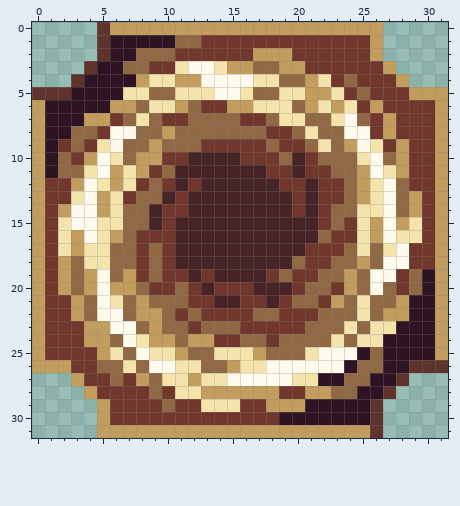
One commit to this pixel-art sprite: Assets/_Project/Sprites & Materials/UI/EnergyIcon.png. The first picture shows the starting point.
The file is 320x320 pixels, drawn in blocks of 10x10; one block is one cell here.
Once edited:
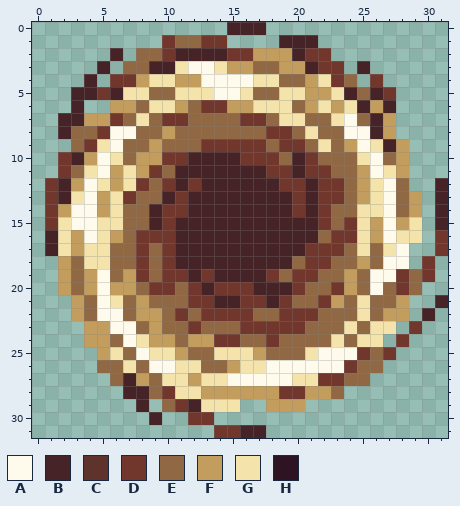
Palette (. is transparent): A #fffbec  B #462327  C #5d332c  D #71372d  E #906844  F #c39d5d  G #f4e3ab  H #2e1322
Difference:
{"y":0,"x":5,"old":"CFFFFFFFFFFFFFFFFFFFFF","new":"..........BBB........."}
{"y":1,"x":5,"old":"CHHHHH","new":".....D"}
{"y":1,"x":15,"old":"DDDDDDDDDDDF","new":"....BBB....."}
{"y":2,"x":5,"old":"CHH","new":".B."}
{"y":2,"x":10,"old":"EDDDD","new":"DBBBB"}
{"y":2,"x":20,"old":"D","new":"B"}
{"y":2,"x":23,"old":"DDDF","new":"...."}
{"y":3,"x":4,"old":"CHH","new":".B."}
{"y":3,"x":9,"old":"DD","new":"BB"}
{"y":3,"x":21,"old":"D","new":"B"}
{"y":3,"x":24,"old":"DDDF","new":".B.."}
{"y":4,"x":3,"old":"CHHHH","new":".B.DD"}
{"y":4,"x":25,"old":"D","new":"."}
{"y":4,"x":27,"old":"DF","new":".."}
{"y":5,"x":0,"old":"CCCHHHH","new":"...BBDB"}
{"y":5,"x":24,"old":"D","new":"B"}
{"y":5,"x":26,"old":"D","new":"B"}
{"y":5,"x":28,"old":"DFFF","new":"...."}
{"y":6,"x":0,"old":"FHHHHH","new":"...B.."}
{"y":6,"x":25,"old":"D","new":"B"}
{"y":6,"x":27,"old":"DDDDF","new":"B...."}
{"y":7,"x":0,"old":"FHHH","new":"..BB"}
{"y":7,"x":26,"old":"D","new":"B"}
{"y":7,"x":28,"old":"DDDF","new":"...."}
{"y":8,"x":0,"old":"FHH","new":"..B"}
{"y":8,"x":26,"old":"D","new":"B"}
{"y":8,"x":28,"old":"DDDF","new":"...."}
{"y":9,"x":0,"old":"FHD","new":"..."}
{"y":9,"x":27,"old":"D","new":"B"}
{"y":9,"x":29,"old":"DDF","new":"..."}
{"y":10,"x":0,"old":"FHED","new":"..DB"}
{"y":10,"x":29,"old":"DDF","new":"..."}
{"y":11,"x":0,"old":"FHE","new":"..D"}
{"y":11,"x":29,"old":"DDF","new":"..."}
{"y":12,"x":0,"old":"F","new":"."}
{"y":12,"x":2,"old":"D","new":"B"}
{"y":12,"x":29,"old":"DDF","new":"..B"}
{"y":13,"x":0,"old":"F","new":"."}
{"y":13,"x":2,"old":"D","new":"B"}
{"y":13,"x":30,"old":"DF","new":".B"}
{"y":14,"x":0,"old":"F","new":"."}
{"y":14,"x":30,"old":"DF","new":".B"}
{"y":15,"x":0,"old":"F","new":"."}
{"y":15,"x":30,"old":"DF","new":".B"}
{"y":16,"x":0,"old":"FD","new":".B"}
{"y":16,"x":30,"old":"DF","new":".D"}
{"y":17,"x":0,"old":"FD","new":".B"}
{"y":17,"x":29,"old":"DDF","new":"..D"}
{"y":18,"x":0,"old":"FD","new":".."}
{"y":18,"x":29,"old":"D","new":"."}
{"y":18,"x":31,"old":"F","new":"."}
{"y":19,"x":0,"old":"FD","new":".."}
{"y":19,"x":30,"old":"HF","new":"D."}
{"y":20,"x":0,"old":"FD","new":".."}
{"y":20,"x":30,"old":"HF","new":".."}
{"y":21,"x":0,"old":"FDD","new":"..."}
{"y":21,"x":29,"old":"HHF","new":"..B"}
{"y":22,"x":0,"old":"FDD","new":"..."}
{"y":22,"x":29,"old":"HHF","new":".B."}
{"y":23,"x":0,"old":"FDDD","new":"...."}
{"y":23,"x":28,"old":"HHHF","new":".D.."}
{"y":24,"x":0,"old":"FDDD","new":"...."}
{"y":24,"x":27,"old":"HHHHF","new":".D..."}
{"y":25,"x":0,"old":"FDDDD","new":"....."}
{"y":25,"x":25,"old":"H","new":"D"}
{"y":25,"x":27,"old":"HHHHF","new":"D...."}
{"y":26,"x":0,"old":"FFFDD","new":"....."}
{"y":26,"x":24,"old":"H","new":"D"}
{"y":26,"x":27,"old":"HHCCC","new":"....."}
{"y":27,"x":3,"old":"FDD","new":"..."}
{"y":27,"x":7,"old":"D","new":"B"}
{"y":27,"x":22,"old":"HH","new":"DD"}
{"y":27,"x":26,"old":"HHC","new":"..."}
{"y":28,"x":4,"old":"FDDDD","new":"...BB"}
{"y":28,"x":24,"old":"EHHC","new":"...."}
{"y":29,"x":5,"old":"FDDDD","new":"...B."}
{"y":29,"x":12,"old":"D","new":"B"}
{"y":29,"x":16,"old":"DD","new":".."}
{"y":29,"x":21,"old":"HHHHHC","new":"......"}
{"y":30,"x":5,"old":"FDDDDDD","new":"....B.."}
{"y":30,"x":14,"old":"DDDDDHHHHHHHC","new":"............."}
{"y":31,"x":5,"old":"FFFFFFFFFFFFFFFFFFFFFC","new":".........DDBB........."}
{"label":"changed","picture_box":[32,22,448,438]}
